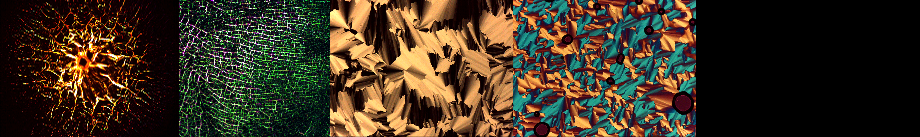
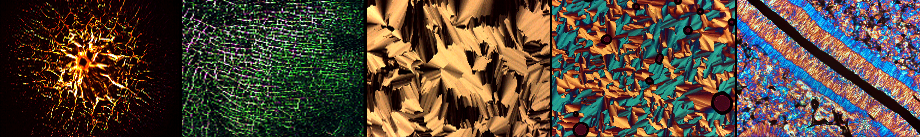
Layers edited between the first and the second 920 x 137 image:
painted on "Layer 02" over [left=330, top=0, right=550, bottom=137]
painted on "Layer 01" over [left=179, top=0, right=364, bottom=137]
painted on "Layer 03" over [left=513, top=0, right=735, bottom=137]
added layer "Layer 04" above "Background" over [left=737, top=0, right=920, bottom=137]
